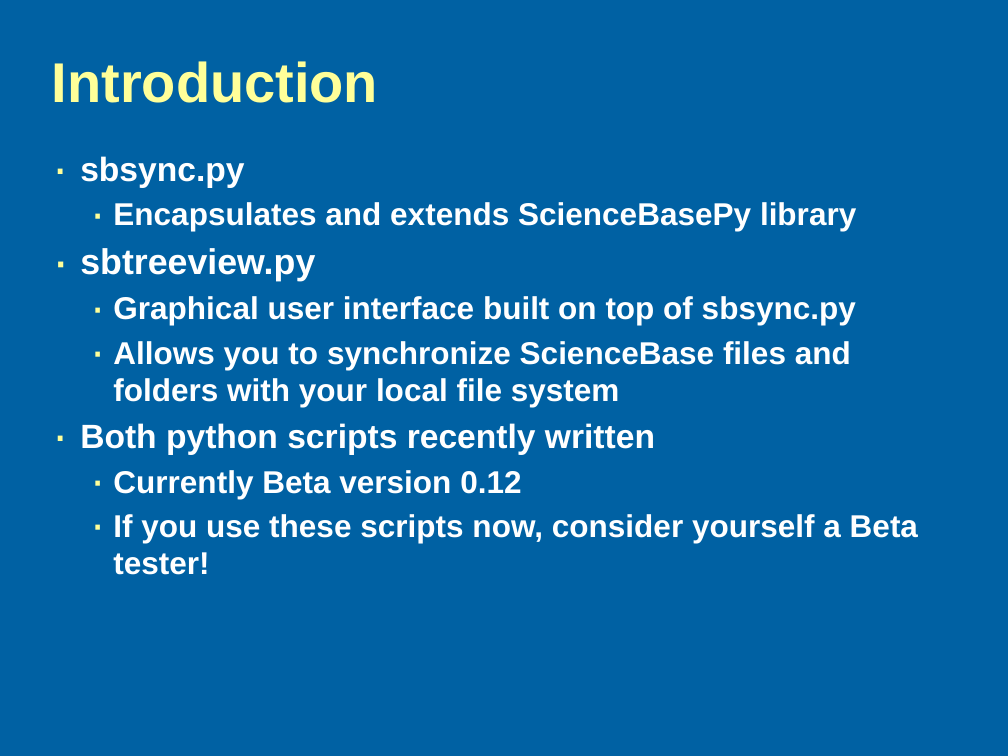
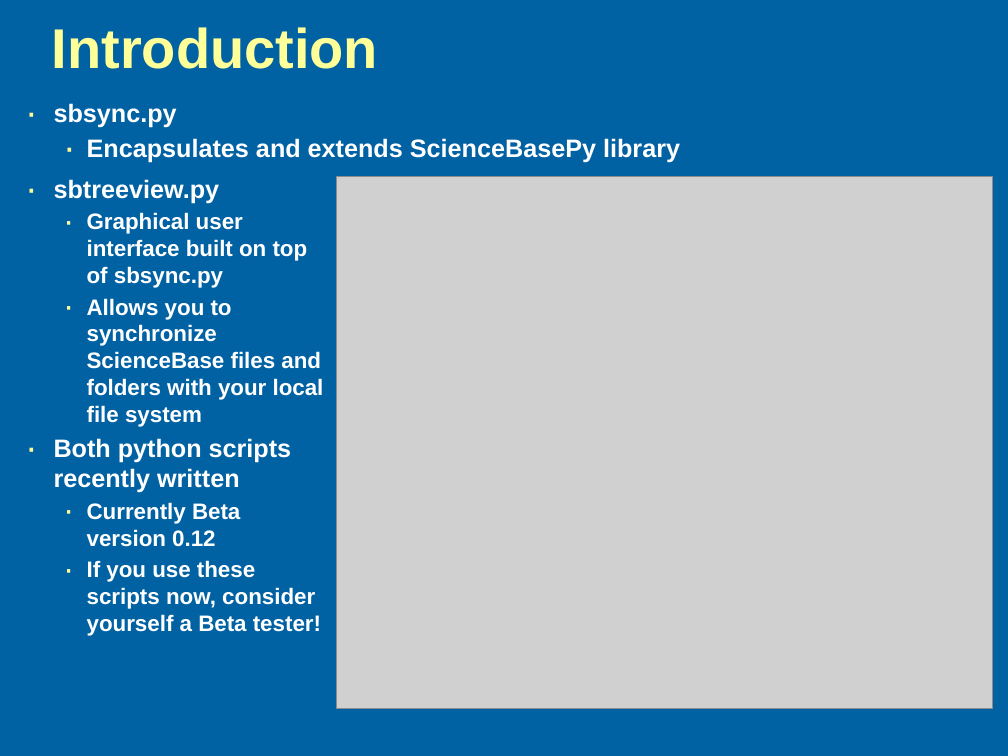
Before and after one commit to galengorski/CAWSC_WaterUse, a slide deck: slide 2 of etc/sciencebase/SBSync_Demo.pptx. Drawn at 1008x756 pixels with LibreOffice and Linux fonts; fonts in the diff are those of the drawing; grey boxes stand for pictures; background and template pictures are left out. Boxes give left, top, right and bottom in pixels: in the first picture for what was removed or moved away, otherwise in the second. Text is boxed around its words. In the diff, an @@ line names an element or a change of style, - is before the commit and + after.

Commit message:
Screenshots added

```diff
--- a/etc/sciencebase/SBSync_Demo.pptx
+++ b/etc/sciencebase/SBSync_Demo.pptx
@@ title "Introduction": place and size @@
-title "Introduction" at (52,61,378,103)
+title "Introduction" at (52,27,378,69)
@@ text added at (54,103,680,163), 18 pt, text #FFFFFF, bold @@
+· sbsync.py
+  · Encapsulates and extends ScienceBasePy library
@@ text "sbtreeview.py": place and size @@
-text "sbtreeview.py" at (80,156,918,575)
+text "sbtreeview.py" at (54,179,324,636)
@@ text "sbtreeview.py" at (54,179,324,636): size 25.5 to 18 pt in "sbtreeview.py"; size 22.5 to 16 pt in "Graphical user interface built on top of ...", "Allows you to synchronize ScienceBase files and ...", "Currently Beta version 0.12", "If you use these scripts now, consider ..."; size 24 to 18 pt in "Both python scripts recently written"; less space between paragraphs @@
@@ text at (80,156,856,231): paragraphs removed @@
-· sbsync.py
-  · Encapsulates and extends ScienceBasePy library
@@ picture added at (337,176,993,709) @@
```
Also in this commit, not shown: 7 other slides changed, 1 slide added.
